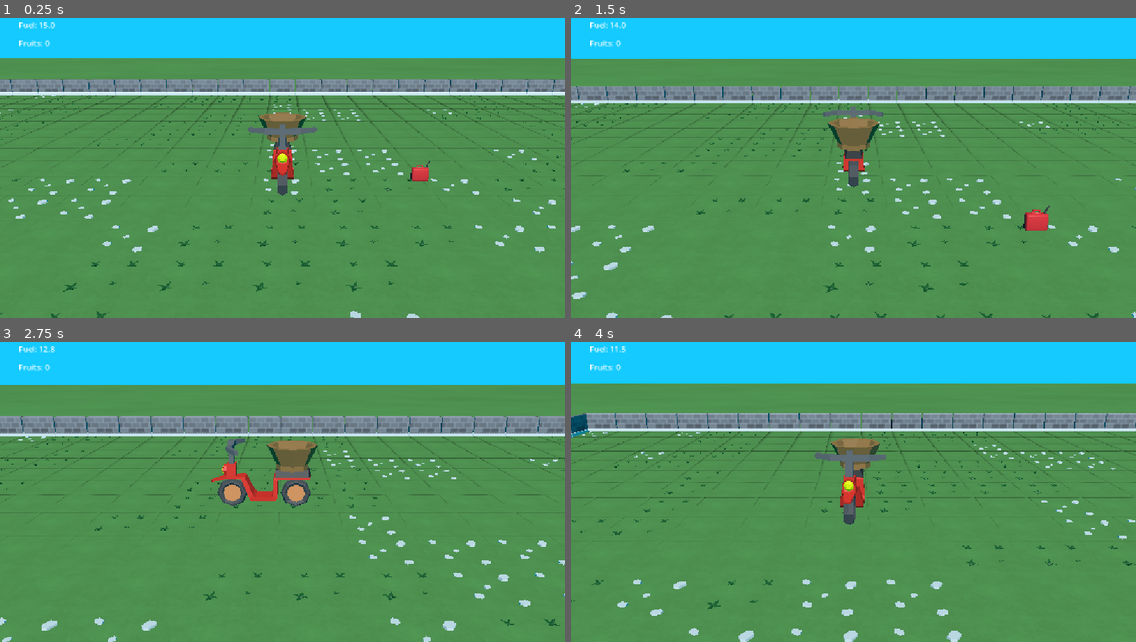
Above: before the commit, frames 1-4 (two rows, left to right).
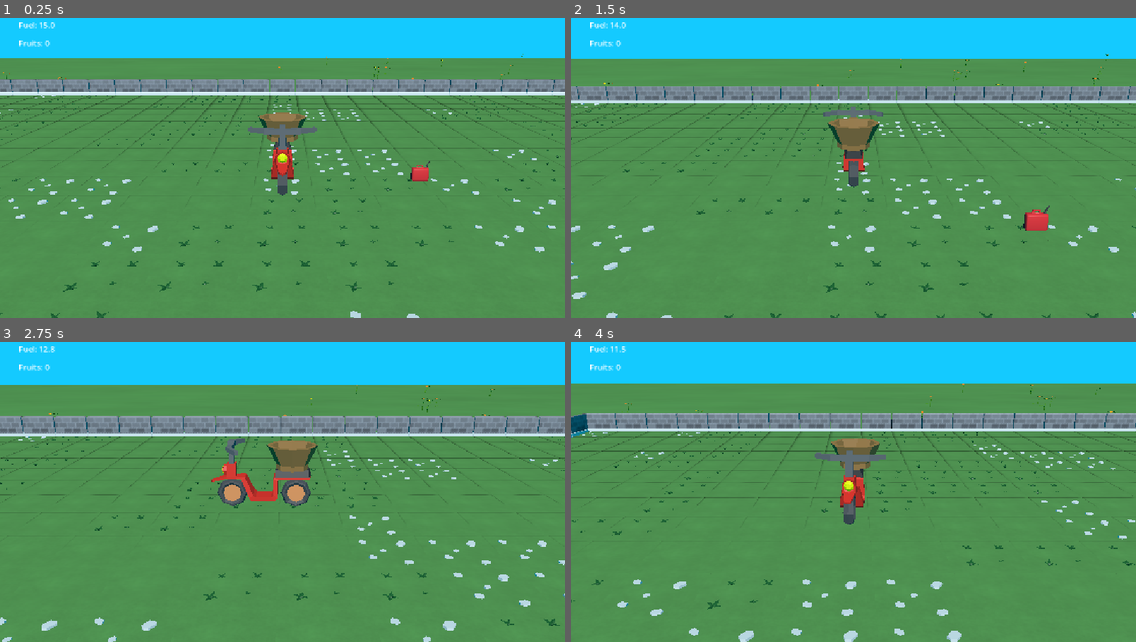
Above: after the commit, the same moments.

Repository: Moisxphillip/GMTK2026
Game: Godot game, scene res://content/level/level.tscn
The game is run twice, just before and just after one commit, with the same random seed, the same clock (stepped at 60 frames per second) and the same inputs. The project has no main scene, so this scene is started directly.
Inputs:
- Up to frame 1 (0.25 s): no input
- Up to frame 2 (1.5 s): hold W (Up) from 0.53 s (still down); tap F (Interact) at 0.6, 1.35 s; tap Space (Jump) at 0.77 s
- Up to frame 3 (2.75 s): tap Space (Jump) at 1.52 s; release W (Up) at 2.03 s; hold A (Left) from 2.03 s (still down); tap F (Interact) at 2.1 s
- Up to frame 4 (4 s): tap F (Interact) at 2.85, 3.6 s; tap Space (Jump) at 3.02, 3.77 s; release A (Left) at 3.53 s; hold S (Down) from 3.53 s (still down)

The runs differ from the first frame. In frame 1, less than 0.1% of the frame differs, in the area x 0-93%, y 11-21%; in frame 2, less than 0.1%, in the area x 3-96%, y 11-35%; in frame 3, less than 0.1%; in frame 4, less than 0.1%.

Commit message:
Added details

Diff:
--- a/content/level/level.tscn
+++ b/content/level/level.tscn
@@ -11,6 +11,7 @@
 [ext_resource type="PackedScene" uid="uid://dulek4ernb88c" path="res://content/env_models/tile_stone.tscn" id="7_228od"]
 [ext_resource type="PackedScene" uid="uid://1te7i6wcp6x7" path="res://content/env_models/tile_stone_grass.tscn" id="8_ysoro"]
 [ext_resource type="PackedScene" uid="uid://c0uoqpwy5fhvq" path="res://content/env_models/ground_plain.glb" id="11_ysoro"]
+[ext_resource type="PackedScene" uid="uid://cwuy7wfeakynp" path="res://content/env_models/flower.glb" id="12_d3lay"]
 
 [sub_resource type="Sky" id="Sky_ysoro"]
 
@@ -3578,5 +3579,164 @@
 [node name="ground_plain" parent="." unique_id=1481583906 instance=ExtResource("11_ysoro")]
 transform = Transform3D(100, 0, 0, 0, 1, 0, 0, 0, 50, 0, -0.1, -13.128239)
 
+[node name="flower" parent="ground_plain" unique_id=1354295646 instance=ExtResource("12_d3lay")]
+transform = Transform3D(0.02, 0, 0, 0, 2, 0, 0, 0, 0.04, -0.18864769, 0.1, -0.22857562)
+
+[node name="flower2" parent="ground_plain" unique_id=1243957110 instance=ExtResource("12_d3lay")]
+transform = Transform3D(0.02, 0, 0, 0, 2, 0, 0, 0, 0.04, -0.25864768, 0.1, -0.30857563)
+
+[node name="flower28" parent="ground_plain" unique_id=1392823849 instance=ExtResource("12_d3lay")]
+transform = Transform3D(0.02, 0, 0, 0, 2, 0, 0, 0, 0.04, -0.026775967, 0.1, -0.20902753)
+
+[node name="flower29" parent="ground_plain" unique_id=835772672 instance=ExtResource("12_d3lay")]
+transform = Transform3D(0.02, 0, 0, 0, 2, 0, 0, 0, 0.04, -0.0031282401, 0.1, -0.42470068)
+
+[node name="flower30" parent="ground_plain" unique_id=408845467 instance=ExtResource("12_d3lay")]
+transform = Transform3D(0.02, 0, 0, 0, 2, 0, 0, 0, 0.04, 0.0972344, 0.1, -0.42470068)
+
+[node name="flower31" parent="ground_plain" unique_id=1435549345 instance=ExtResource("12_d3lay")]
+transform = Transform3D(0.02, 0, 0, 0, 2, 0, 0, 0, 0.04, 0.0972344, 0.1, -0.39304996)
+
+[node name="flower32" parent="ground_plain" unique_id=439284699 instance=ExtResource("12_d3lay")]
+transform = Transform3D(0.02, 0, 0, 0, 2, 0, 0, 0, 0.04, 0.108067006, 0.1, -0.41982764)
+
+[node name="flower33" parent="ground_plain" unique_id=745111698 instance=ExtResource("12_d3lay")]
+transform = Transform3D(0.02, 0, 0, 0, 2, 0, 0, 0, 0.04, 0.108067006, 0.1, -0.2154991)
+
+[node name="flower34" parent="ground_plain" unique_id=1275060872 instance=ExtResource("12_d3lay")]
+transform = Transform3D(0.02, 0, 0, 0, 2, 0, 0, 0, 0.04, 0.118416585, 0.1, -0.18454298)
+
+[node name="flower35" parent="ground_plain" unique_id=1073963241 instance=ExtResource("12_d3lay")]
+transform = Transform3D(0.02, 0, 0, 0, 2, 0, 0, 0, 0.04, 0.19097348, 0.1, -0.18454298)
+
+[node name="flower36" parent="ground_plain" unique_id=1406480128 instance=ExtResource("12_d3lay")]
+transform = Transform3D(0.02, 0, 0, 0, 2, 0, 0, 0, 0.04, 0.19889157, 0.1, -0.2900449)
+
+[node name="flower37" parent="ground_plain" unique_id=501567960 instance=ExtResource("12_d3lay")]
+transform = Transform3D(0.02, 0, 0, 0, 2, 0, 0, 0, 0.04, 0.19889157, 0.1, -0.61370796)
+
+[node name="flower38" parent="ground_plain" unique_id=1452707007 instance=ExtResource("12_d3lay")]
+transform = Transform3D(0.02, 0, 0, 0, 2, 0, 0, 0, 0.04, 0.13866009, 0.1, -0.6840216)
+
+[node name="flower39" parent="ground_plain" unique_id=1647686131 instance=ExtResource("12_d3lay")]
+transform = Transform3D(0.02, 0, 0, 0, 2, 0, 0, 0, 0.04, 0.05973333, 0.1, -0.71163726)
+
+[node name="flower3" parent="ground_plain" unique_id=889880755 instance=ExtResource("12_d3lay")]
+transform = Transform3D(0.02, 0, 0, 0, 2, 0, 0, 0, 0.04, -0.31864768, 0.1, 0.011424392)
+
+[node name="flower4" parent="ground_plain" unique_id=108000064 instance=ExtResource("12_d3lay")]
+transform = Transform3D(0.02, 0, 0, 0, 2, 0, 0, 0, 0.04, -0.4686477, 0.1, -0.10857561)
+
+[node name="flower5" parent="ground_plain" unique_id=1970584398 instance=ExtResource("12_d3lay")]
+transform = Transform3D(0.02, 0, 0, 0, 2, 0, 0, 0, 0.04, -0.38864768, 0.1, 0.27142438)
+
+[node name="flower40" parent="ground_plain" unique_id=481696978 instance=ExtResource("12_d3lay")]
+transform = Transform3D(0.02, 0, 0, 0, 2, 0, 0, 0, 0.04, -0.27115276, 0.1, 0.27142438)
+
+[node name="flower41" parent="ground_plain" unique_id=1935272117 instance=ExtResource("12_d3lay")]
+transform = Transform3D(0.02, 0, 0, 0, 2, 0, 0, 0, 0.04, -0.27115276, 0.1, 0.40527534)
+
+[node name="flower42" parent="ground_plain" unique_id=1959884298 instance=ExtResource("12_d3lay")]
+transform = Transform3D(0.02, 0, 0, 0, 2, 0, 0, 0, 0.04, -0.39324915, 0.1, 0.4755633)
+
+[node name="flower43" parent="ground_plain" unique_id=589628802 instance=ExtResource("12_d3lay")]
+transform = Transform3D(0.02, 0, 0, 0, 2, 0, 0, 0, 0.04, -0.6484417, 0.1, 0.4755633)
+
+[node name="flower44" parent="ground_plain" unique_id=25332532 instance=ExtResource("12_d3lay")]
+transform = Transform3D(0.02, 0, 0, 0, 2, 0, 0, 0, 0.04, -0.6484417, 0.1, 0.60132456)
+
+[node name="flower45" parent="ground_plain" unique_id=1378797791 instance=ExtResource("12_d3lay")]
+transform = Transform3D(0.02, 0, 0, 0, 2, 0, 0, 0, 0.04, -0.26408598, 0.1, 0.60132456)
+
+[node name="flower46" parent="ground_plain" unique_id=1380233355 instance=ExtResource("12_d3lay")]
+transform = Transform3D(0.02, 0, 0, 0, 2, 0, 0, 0, 0.04, -0.26408598, 0.1, 0.88677335)
+
+[node name="flower47" parent="ground_plain" unique_id=1738730497 instance=ExtResource("12_d3lay")]
+transform = Transform3D(0.02, 0, 0, 0, 2, 0, 0, 0, 0.04, -0.20004265, 0.1, 0.88677335)
+
+[node name="flower48" parent="ground_plain" unique_id=1590041939 instance=ExtResource("12_d3lay")]
+transform = Transform3D(0.02, 0, 0, 0, 2, 0, 0, 0, 0.04, -0.20004265, 0.1, 0.8186021)
+
+[node name="flower49" parent="ground_plain" unique_id=1401893681 instance=ExtResource("12_d3lay")]
+transform = Transform3D(0.02, 0, 0, 0, 2, 0, 0, 0, 0.04, 0.04680992, 0.1, 0.85228777)
+
+[node name="flower50" parent="ground_plain" unique_id=607863161 instance=ExtResource("12_d3lay")]
+transform = Transform3D(0.02, 0, 0, 0, 2, 0, 0, 0, 0.04, 0.33718917, 0.1, 0.6875707)
+
+[node name="flower51" parent="ground_plain" unique_id=1962310422 instance=ExtResource("12_d3lay")]
+transform = Transform3D(0.02, 0, 0, 0, 2, 0, 0, 0, 0.04, 0.2708987, 0.1, 0.66649044)
+
+[node name="flower52" parent="ground_plain" unique_id=795867702 instance=ExtResource("12_d3lay")]
+transform = Transform3D(0.02, 0, 0, 0, 2, 0, 0, 0, 0.04, 0.25054306, 0.1, 0.5046895)
+
+[node name="flower53" parent="ground_plain" unique_id=839935963 instance=ExtResource("12_d3lay")]
+transform = Transform3D(0.02, 0, 0, 0, 2, 0, 0, 0, 0.04, 0.2714077, 0.1, 0.35392642)
+
+[node name="flower6" parent="ground_plain" unique_id=2122596311 instance=ExtResource("12_d3lay")]
+transform = Transform3D(0.02, 0, 0, 0, 2, 0, 0, 0, 0.04, -0.32396546, 0.1, 0.6560118)
+
+[node name="flower7" parent="ground_plain" unique_id=572348057 instance=ExtResource("12_d3lay")]
+transform = Transform3D(0.02, 0, 0, 0, 2, 0, 0, 0, 0.04, -0.48809597, 0.1, 0.5396347)
+
+[node name="flower8" parent="ground_plain" unique_id=1329503142 instance=ExtResource("12_d3lay")]
+transform = Transform3D(0.02, 0, 0, 0, 2, 0, 0, 0, 0.04, 0.294437, 0.1, 0.36305726)
+
+[node name="flower9" parent="ground_plain" unique_id=524210471 instance=ExtResource("12_d3lay")]
+transform = Transform3D(0.02, 0, 0, 0, 2, 0, 0, 0, 0.04, 0.2648318, 0.1, 0.15800586)
+
+[node name="flower10" parent="ground_plain" unique_id=921756966 instance=ExtResource("12_d3lay")]
+transform = Transform3D(0.02, 0, 0, 0, 2, 0, 0, 0, 0.04, 0.3129895, 0.1, -0.1315735)
+
+[node name="flower11" parent="ground_plain" unique_id=417178207 instance=ExtResource("12_d3lay")]
+transform = Transform3D(0.02, 0, 0, 0, 2, 0, 0, 0, 0.04, 0.25247198, 0.1, -0.1315735)
+
+[node name="flower12" parent="ground_plain" unique_id=1064823751 instance=ExtResource("12_d3lay")]
+transform = Transform3D(0.02, 0, 0, 0, 2, 0, 0, 0, 0.04, 0.25247198, 0.1, -0.48206902)
+
+[node name="flower13" parent="ground_plain" unique_id=357058970 instance=ExtResource("12_d3lay")]
+transform = Transform3D(0.02, 0, 0, 0, 2, 0, 0, 0, 0.04, 0.37502006, 0.1, -0.48206902)
+
+[node name="flower14" parent="ground_plain" unique_id=650119280 instance=ExtResource("12_d3lay")]
+transform = Transform3D(0.02, 0, 0, 0, 2, 0, 0, 0, 0.04, 0.37502006, 0.1, -0.9207226)
+
+[node name="flower15" parent="ground_plain" unique_id=1441897471 instance=ExtResource("12_d3lay")]
+transform = Transform3D(0.02, 0, 0, 0, 2, 0, 0, 0, 0.04, 0.52432096, 0.1, -0.9207226)
+
+[node name="flower16" parent="ground_plain" unique_id=1662906596 instance=ExtResource("12_d3lay")]
+transform = Transform3D(0.02, 0, 0, 0, 2, 0, 0, 0, 0.04, 0.52432096, 0.1, 0.6144181)
+
+[node name="flower17" parent="ground_plain" unique_id=161663214 instance=ExtResource("12_d3lay")]
+transform = Transform3D(0.02, 0, 0, 0, 2, 0, 0, 0, 0.04, 0.4253671, 0.1, 0.6144181)
+
+[node name="flower18" parent="ground_plain" unique_id=22608133 instance=ExtResource("12_d3lay")]
+transform = Transform3D(0.02, 0, 0, 0, 2, 0, 0, 0, 0.04, 0.4253671, 0.1, 0.8232956)
+
+[node name="flower19" parent="ground_plain" unique_id=1297345496 instance=ExtResource("12_d3lay")]
+transform = Transform3D(0.02, 0, 0, 0, 2, 0, 0, 0, 0.04, 0.26474664, 0.1, 0.8232956)
+
+[node name="flower20" parent="ground_plain" unique_id=1460104929 instance=ExtResource("12_d3lay")]
+transform = Transform3D(0.02, 0, 0, 0, 2, 0, 0, 0, 0.04, 0.23078968, 0.1, 0.89502203)
+
+[node name="flower21" parent="ground_plain" unique_id=2129847927 instance=ExtResource("12_d3lay")]
+transform = Transform3D(0.02, 0, 0, 0, 2, 0, 0, 0, 0.04, 0.11546596, 0.1, 0.9419517)
+
+[node name="flower22" parent="ground_plain" unique_id=1012351348 instance=ExtResource("12_d3lay")]
+transform = Transform3D(0.02, 0, 0, 0, 2, 0, 0, 0, 0.04, 0.11546596, 0.1, 0.829645)
+
+[node name="flower23" parent="ground_plain" unique_id=1750146796 instance=ExtResource("12_d3lay")]
+transform = Transform3D(0.02, 0, 0, 0, 2, 0, 0, 0, 0.04, -0.07299797, 0.1, 0.829645)
+
+[node name="flower24" parent="ground_plain" unique_id=596462590 instance=ExtResource("12_d3lay")]
+transform = Transform3D(0.02, 0, 0, 0, 2, 0, 0, 0, 0.04, -0.07299797, 0.1, 0.9232122)
+
+[node name="flower25" parent="ground_plain" unique_id=1203135615 instance=ExtResource("12_d3lay")]
+transform = Transform3D(0.02, 0, 0, 0, 2, 0, 0, 0, 0.04, -0.508081, 0.1, 0.9232122)
+
+[node name="flower26" parent="ground_plain" unique_id=1776143990 instance=ExtResource("12_d3lay")]
+transform = Transform3D(0.02, 0, 0, 0, 2, 0, 0, 0, 0.04, -0.508081, 0.1, 0.7265238)
+
+[node name="flower27" parent="ground_plain" unique_id=1876248898 instance=ExtResource("12_d3lay")]
+transform = Transform3D(0.02, 0, 0, 0, 2, 0, 0, 0, 0.04, -0.39737028, 0.1, 0.7265238)
+
 [connection signal="timeout" from="GasTimer" to="." method="_on_gas_timer_timeout"]
 [connection signal="timeout" from="FruitTimer" to="." method="_on_fruit_timer_timeout"]
